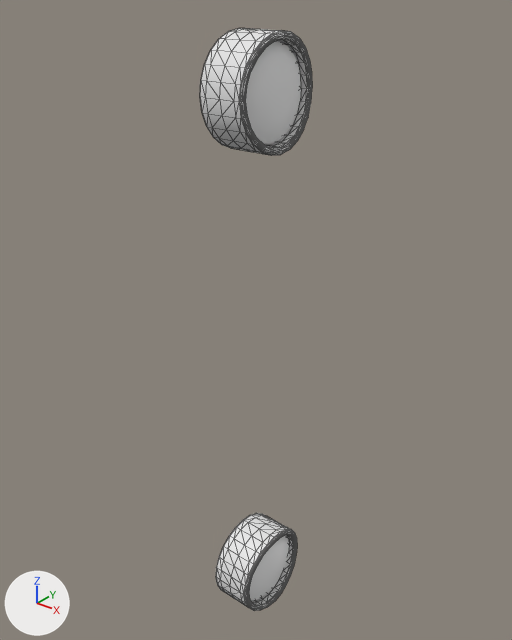
The glTF model public/models/suzuki/headlights.glb, before and after one commit.
Camera for both pictures: a 50 mm lens placed at (1.608, -1.323, 0.38), pointed at (1.156, -0.757, 0.029). The lights are fixed; the arrows at lower left show +X, +Y and +Z. The older version comes first. Mesh edges are drawn as thin lines on the coarser meshes. Where no turn or scale is listed for an object, it has been applied to the vertices.

The first picture shows 'headlights1', 'headlights2'.
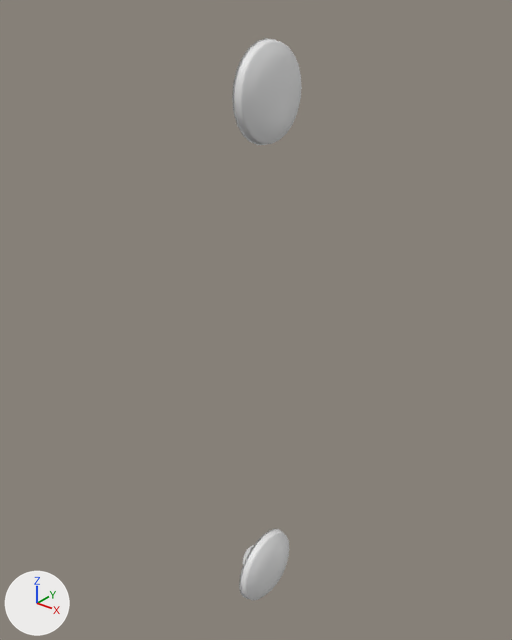
The change, as a diff of the scene's bpy script:
```diff
--- a/public/models/suzuki/headlights.glb.py
+++ b/public/models/suzuki/headlights.glb.py
@@ ob_headlights1 @@
-ob_headlights1 = bpy.data.objects.new('headlights1', me_acw_pandem_carry_659)
-ob_headlights1.location = (0.269, -0.279, -0.017)
```

Where the change shows, as pixel boxes (x1, y1, x2, y2) in the pictures (512 x 640 px):
'headlights1', deleted
    before: (200, 28, 312, 611)
